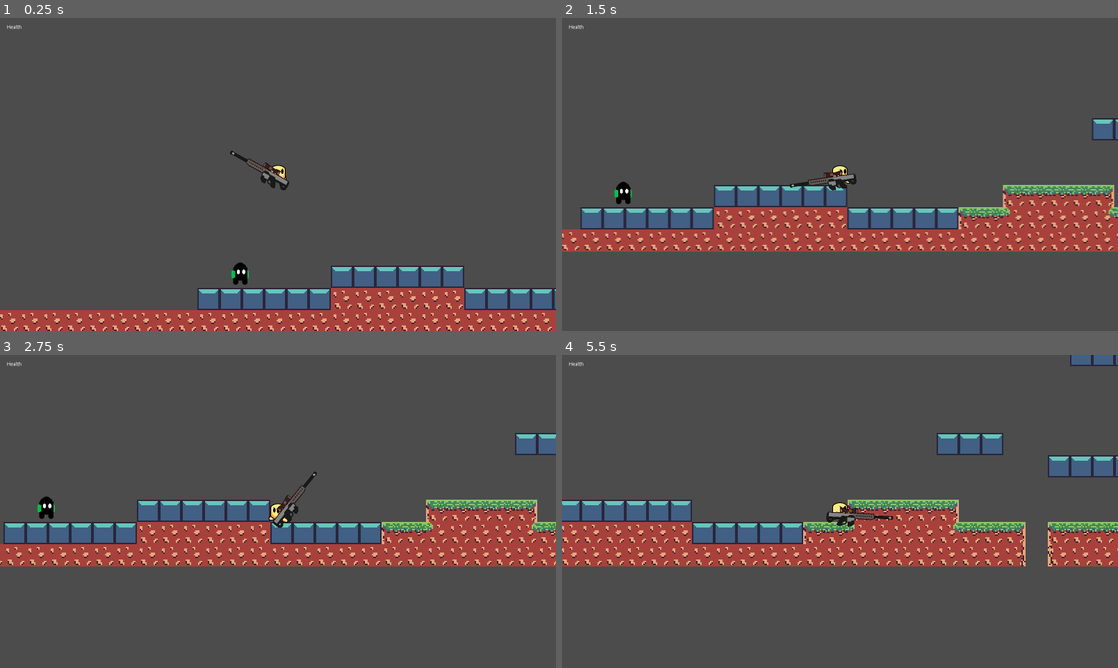
Above: before the commit, frames 1-4 (two rows, left to right).
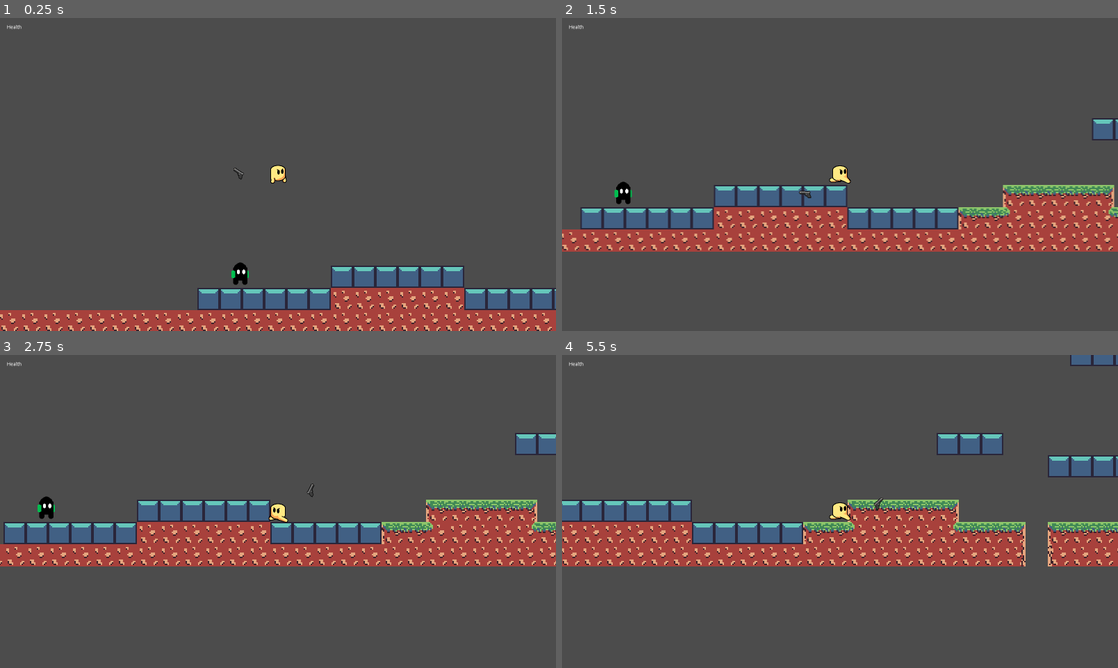
Above: after the commit, the same moments.

Repository: mbway/game-jam-2018
Game: Godot game, scene res://Main.tscn
The game is run twice, just before and just after one commit, with the same random seed, the same clock (stepped at 60 frames per second) and the same inputs.
Inputs (mouse positions are in pixels of both pictures, inside the frame that each line leads up to):
- Up to frame 1 (0.25 s): no input
- Up to frame 2 (1.5 s): move the mouse to (962, 158) at 0.52 s; press the mouse at (962, 158) at 0.53 s; hold Right (ui_right) from 0.53 s (still down); tap Up (ui_up) at 0.77 s; move the mouse to (728, 190) at 1.27 s; release the mouse at (728, 190) at 1.28 s; click (728, 190) at 1.35 s
- Up to frame 3 (2.75 s): tap Up (ui_up) at 1.52 s; move the mouse to (333, 442) at 2.02 s; release Right (ui_right) at 2.03 s; press the mouse at (333, 442) at 2.03 s; hold Left (ui_left) from 2.03 s (still down)
- Up to frame 4 (5.5 s): move the mouse to (812, 574) at 2.77 s; release Left (ui_left) at 2.78 s; release the mouse at (812, 574) at 2.78 s; hold Right (ui_right) 2.78-4.28 s; click (812, 574) at 2.85 s; tap Up (ui_up) at 3.02, 3.77, 4.52 s; move the mouse to (1006, 558) at 3.52 s; press the mouse at (1006, 558) at 3.53 s; move the mouse to (673, 464) at 4.27 s; release the mouse at (673, 464) at 4.28 s; hold Left (ui_left) 4.28-5.03 s; click (673, 464) at 4.35 s; move the mouse to (867, 511) at 5.02 s; press the mouse at (867, 511) at 5.03 s; hold Right (ui_right) from 5.03 s (still down)

The runs differ from the first frame. In frame 1, 0.3% of the frame differs, in the area x 41-52%, y 42-56%; in frame 2, 0.3%; in frame 3, 0.3%; in frame 4, 0.4%, in the area x 47-60%, y 45-55%.

Commit message:
accurate mouse aiming

Diff:
--- a/Player.gd
+++ b/Player.gd
@@ -33,13 +33,21 @@
 
 func _process(delta):
 	# gun rotation
+	# maths copied from power defence
 	var mouse_pos = camera.get_local_mouse_position()
-	var angle = mouse_pos.angle_to_point($Gun.get_position())
-	$Gun.set_rotation(angle)
+	var gun_pos = $Gun.get_position()
+	var angle = mouse_pos.angle_to_point(gun_pos)
+	var d = (mouse_pos - gun_pos).length()
+	var o = ($Gun/Muzzle.get_position()-gun_pos).y
+	var angle_correction = asin(o/d)
+
 	if abs(angle) > PI/2:
 		$Gun.scale.y = -1
+		angle += angle_correction
 	else:
 		$Gun.scale.y = 1
+		angle -= angle_correction
+	$Gun.set_rotation(angle)
 
 
 func _physics_process(delta):
--- a/Player.tscn
+++ b/Player.tscn
@@ -3,25 +3,24 @@
 [ext_resource path="res://Player.gd" type="Script" id=1]
 [ext_resource path="res://Assets/Placeholders/Player_idle/Player_idle1.png" type="Texture" id=2]
 [ext_resource path="res://Assets/Placeholders/Player_idle/Player_idle2.png" type="Texture" id=3]
-[ext_resource path="res://Assets/Placeholders/Player_run/Player_Run1.png" type="Texture" id=4]
-[ext_resource path="res://Assets/Placeholders/Player_run/Player_Run2.png" type="Texture" id=5]
-[ext_resource path="res://Assets/Placeholders/Player_run/Player_Run3.png" type="Texture" id=6]
-[ext_resource path="res://Assets/Placeholders/Player_run/Player_Run4.png" type="Texture" id=7]
-[ext_resource path="res://Assets/Placeholders/Player_run/Player_Run5.png" type="Texture" id=8]
-[ext_resource path="res://Assets/Placeholders/Player_run/Player_Run6.png" type="Texture" id=9]
-[ext_resource path="res://Assets/Placeholders/Player_run/Player_Run7.png" type="Texture" id=10]
-[ext_resource path="res://Assets/Placeholders/Player_run/Player_Run8.png" type="Texture" id=11]
-[ext_resource path="res://Assets/Placeholders/Player_jumpDownn/Player_jumpdown1.png" type="Texture" id=12]
-[ext_resource path="res://Assets/Placeholders/Player_jumpDownn/Player_jumpdown2.png" type="Texture" id=13]
-[ext_resource path="res://Assets/Placeholders/Player_jumpDownn/Player_jumpdown3.png" type="Texture" id=14]
-[ext_resource path="res://Assets/Placeholders/Player_jumpDownn/Player_jumpdown4.png" type="Texture" id=15]
+[ext_resource path="res://Assets/Placeholders/Player_jumpDownn/Player_jumpdown1.png" type="Texture" id=4]
+[ext_resource path="res://Assets/Placeholders/Player_jumpDownn/Player_jumpdown2.png" type="Texture" id=5]
+[ext_resource path="res://Assets/Placeholders/Player_jumpDownn/Player_jumpdown3.png" type="Texture" id=6]
+[ext_resource path="res://Assets/Placeholders/Player_jumpDownn/Player_jumpdown4.png" type="Texture" id=7]
+[ext_resource path="res://Assets/Placeholders/Player_run/Player_Run1.png" type="Texture" id=8]
+[ext_resource path="res://Assets/Placeholders/Player_run/Player_Run2.png" type="Texture" id=9]
+[ext_resource path="res://Assets/Placeholders/Player_run/Player_Run3.png" type="Texture" id=10]
+[ext_resource path="res://Assets/Placeholders/Player_run/Player_Run4.png" type="Texture" id=11]
+[ext_resource path="res://Assets/Placeholders/Player_run/Player_Run5.png" type="Texture" id=12]
+[ext_resource path="res://Assets/Placeholders/Player_run/Player_Run6.png" type="Texture" id=13]
+[ext_resource path="res://Assets/Placeholders/Player_run/Player_Run7.png" type="Texture" id=14]
+[ext_resource path="res://Assets/Placeholders/Player_run/Player_Run8.png" type="Texture" id=15]
 [ext_resource path="res://Assets/Placeholders/Player_jumpUp/Player2_jumpup1.png" type="Texture" id=16]
 [ext_resource path="res://Assets/Placeholders/Player_jumpUp/Player2_jumpup2.png" type="Texture" id=17]
 [ext_resource path="res://Assets/Placeholders/Player_jumpUp/Player2_jumpup3.png" type="Texture" id=18]
 [ext_resource path="res://Assets/Placeholders/Player_jumpUp/Player2_jumpup4.png" type="Texture" id=19]
 [ext_resource path="res://Assets/Placeholders/Player_jumpUp/Player2_jumpup5.png" type="Texture" id=20]
-[ext_resource path="res://Weapons/Sniper.tscn" type="PackedScene" id=21]
-
+[ext_resource path="res://Weapons/Pistol.tscn" type="PackedScene" id=21]
 
 [sub_resource type="SpriteFrames" id=1]
 
@@ -31,15 +30,15 @@
 "name": "idle",
 "speed": 5.0
 }, {
-"frames": [ ExtResource( 4 ), ExtResource( 5 ), ExtResource( 6 ), ExtResource( 7 ), ExtResource( 8 ), ExtResource( 9 ), ExtResource( 10 ), ExtResource( 11 ) ],
+"frames": [ ExtResource( 4 ), ExtResource( 5 ), ExtResource( 6 ), ExtResource( 7 ) ],
+"loop": false,
+"name": "fall",
+"speed": 8.0
+}, {
+"frames": [ ExtResource( 8 ), ExtResource( 9 ), ExtResource( 10 ), ExtResource( 11 ), ExtResource( 12 ), ExtResource( 13 ), ExtResource( 14 ), ExtResource( 15 ) ],
 "loop": true,
 "name": "run",
 "speed": 10.0
-}, {
-"frames": [ ExtResource( 12 ), ExtResource( 13 ), ExtResource( 14 ), ExtResource( 15 ) ],
-"loop": false,
-"name": "fall",
-"speed": 8.0
 }, {
 "frames": [ ExtResource( 16 ), ExtResource( 17 ), ExtResource( 18 ), ExtResource( 19 ), ExtResource( 20 ) ],
 "loop": false,
@@ -77,5 +76,3 @@
 shape = SubResource( 2 )
 
 [node name="Gun" parent="." index="2" instance=ExtResource( 21 )]
-
-position = Vector2( 2.64078, -4.40128 )
--- a/Weapons/Bullet.tscn
+++ b/Weapons/Bullet.tscn
@@ -6,9 +6,9 @@
 [sub_resource type="RectangleShape2D" id=1]
 
 custom_solver_bias = 0.0
-extents = Vector2( 4, 2 )
+extents = Vector2( 4, 2.95959 )
 
-[node name="Bullet" type="RigidBody2D" index="0"]
+[node name="Bullet" type="RigidBody2D"]
 
 input_pickable = true
 collision_layer = 1
--- a/Weapons/Pistol.gd
+++ b/Weapons/Pistol.gd
@@ -1,8 +1,9 @@
 extends Node2D
 
-onready var bullet_scene = load('res://Bullet.tscn')
+onready var bullet_scene = load('res://Weapons/Bullet.tscn')
 
 export (int) var shoot_vel = 2000
+
 
 func _process(delta):
 	if Input.is_action_just_pressed('fire'):
--- a/Weapons/Pistol.tscn
+++ b/Weapons/Pistol.tscn
@@ -2,7 +2,6 @@
 
 [ext_resource path="res://Weapons/Pistol.gd" type="Script" id=1]
 [ext_resource path="res://Assets/weapons/pistol.png" type="Texture" id=2]
-
 
 [node name="Pistol" type="Node2D"]
 
@@ -11,11 +10,11 @@
 
 [node name="Sprite" type="Sprite" parent="." index="0"]
 
-position = Vector2( 26, 6 )
+position = Vector2( 98.7347, 60 )
 texture = ExtResource( 2 )
 _sections_unfolded = [ "Offset" ]
 
 [node name="Muzzle" type="Position2D" parent="." index="1"]
 
-position = Vector2( 44, 0 )
+position = Vector2( 117.144, 54.282 )
 _sections_unfolded = [ "Transform" ]
--- a/Weapons/Sniper.tscn
+++ b/Weapons/Sniper.tscn
@@ -2,7 +2,6 @@
 
 [ext_resource path="res://Weapons/Sniper.gd" type="Script" id=1]
 [ext_resource path="res://Assets/weapons/sniper.png" type="Texture" id=2]
-
 
 [node name="Sniper" type="Node2D"]
 
